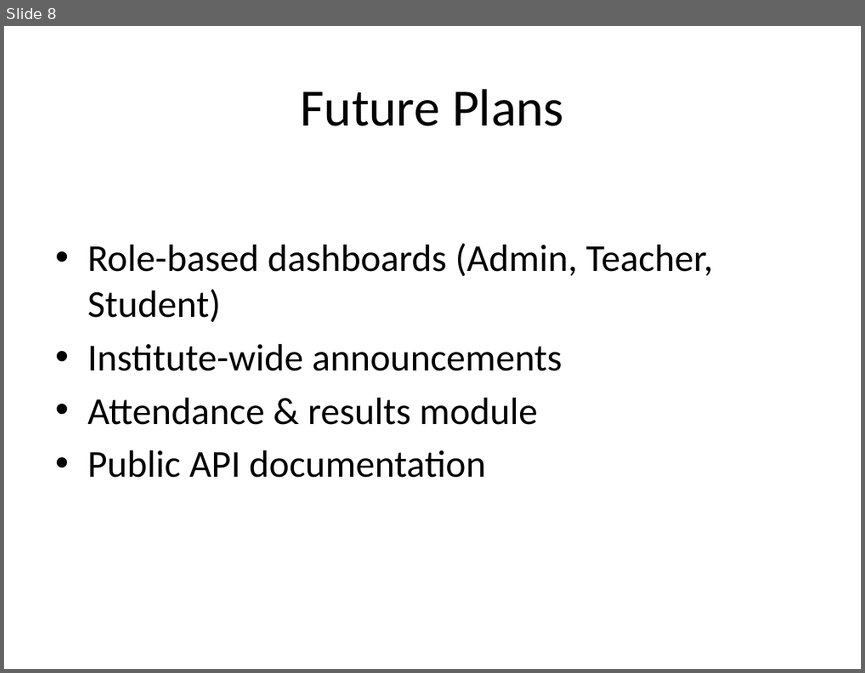
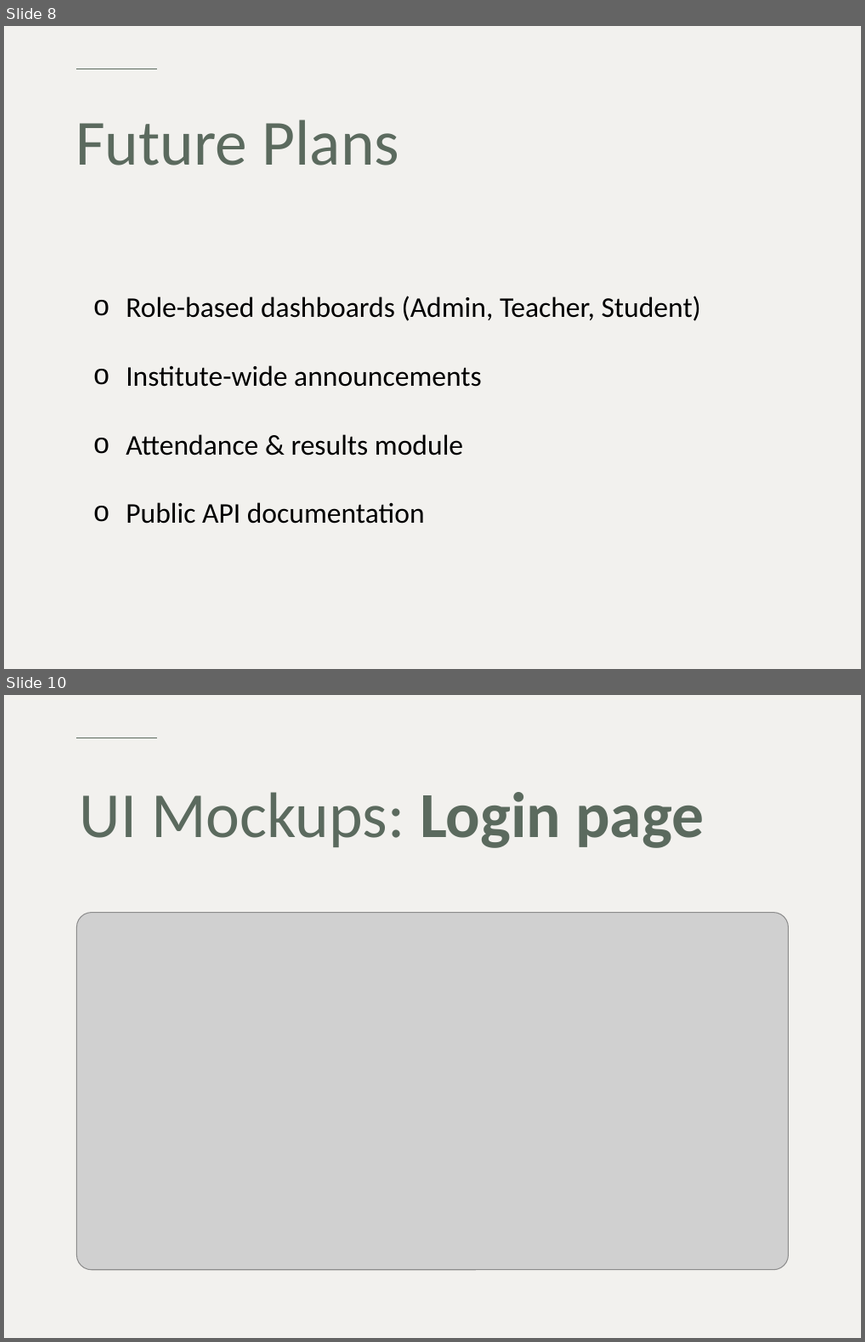
Before and after one commit to humairaaktershanti/instracore, a slide deck: InstaCore_Presentation_DiTech_Squad.pptx. Shown one above the other, each under a label of ours: slide 8 before the commit, slides 8 and 10 after it; the slides between them are not shown. The pictures are 865x673 and 865x1342 pixels, drawn with LibreOffice and Linux fonts; fonts in the diff are those of the drawing; grey boxes stand for pictures. Boxes give left, top, right and bottom in pixels: in the first picture for what was removed or moved away, otherwise in the second. Text is boxed around its words. In the diff, an @@ line names an element or a change of style, - is before the commit and + after.

```diff
--- a/InstaCore_Presentation_DiTech_Squad.pptx
+++ b/InstaCore_Presentation_DiTech_Squad.pptx
@@ slide 10 added at bbox=[4, 695, 861, 1338], background #F2F1EE; not listed: 1 template element that a slide beside it also shows @@
@@ title added at bbox=[80, 792, 704, 848], 54 pt, text #5B6A5E @@
+UI Mockups: Login page
@@ picture added at bbox=[77, 913, 788, 1270] @@
@@ slide 8 changed as well @@
@@ background #FFFFFF to #F2F1EE @@
@@ line added from (76, 68) to (156, 68), #5B6A5E 1.25 pt @@
@@ title "Future Plans": place and size @@
-title "Future Plans" at bbox=[300, 89, 564, 126]
+title "Future Plans" at bbox=[75, 120, 400, 165]
@@ title "Future Plans" at bbox=[75, 120, 400, 165]: size 44 to 54 pt, text colour #000000 to #5B6A5E; alignment centre to left; line spacing 1 to 0.9 @@
@@ text "Role-based dashboards (Admin, Teacher, Student)": place and size @@
-text "Role-based dashboards (Admin, Teacher, Student)" at bbox=[87, 243, 713, 477]
+text "Role-based dashboards (Admin, Teacher, Student)" at bbox=[126, 295, 701, 523]
@@ text "Role-based dashboards (Admin, Teacher, Student)" at bbox=[126, 295, 701, 523]: size 32 to 24 pt; bullet • to o; line spacing 1 to 2; less space between paragraphs @@
```
Also in this commit, not shown: 7 other slides changed, 5 other slides added, 3 slides removed.
